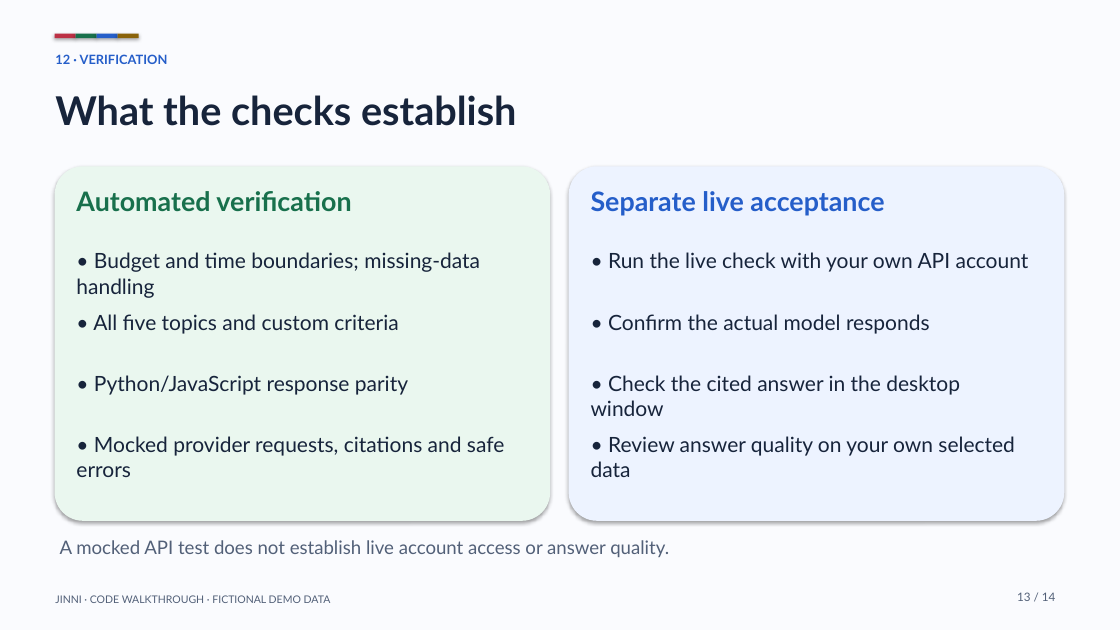
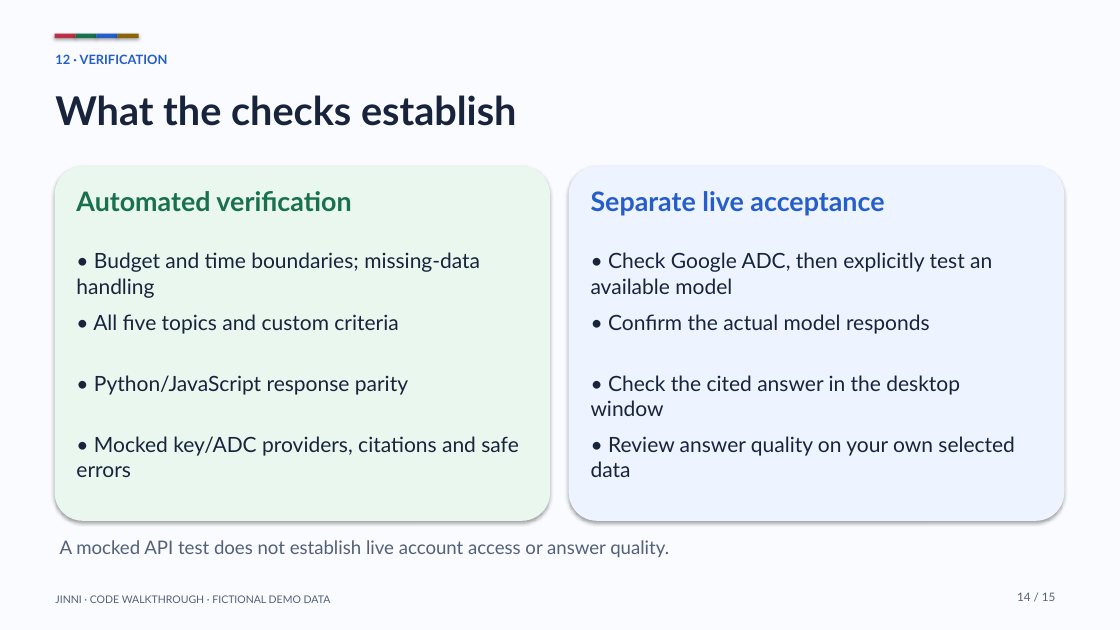
Before and after one commit to wahab-linux/my-jinni, a slide deck: slide 14 of docs/presentation/Jinni_Code_Walkthrough.pptx (slide 13 before the commit). Drawn at 1120x630 pixels with LibreOffice and Linux fonts; fonts in the diff are those of the drawing. Boxes give left, top, right and bottom in pixels: in the first picture for what was removed or moved away, otherwise in the second. Text is boxed around its words. In the diff, an @@ line names an element or a change of style, - is before the commit and + after.

Commit message:
Support Google Vertex AI with local ADC and guided desktop setup

```diff
--- a/docs/presentation/Jinni_Code_Walkthrough.pptx
+++ b/docs/presentation/Jinni_Code_Walkthrough.pptx
@@ text at (591,252,992,294): text changed @@
-• Run the live check with your own API account
+• Check Google ADC, then explicitly test an available model
@@ text at (76,436,518,477): text changed @@
-• Mocked provider requests, citations and safe errors
+• Mocked key/ADC providers, citations and safe errors
@@ text at (1017,592,1056,601): text changed @@
-13 / 14
+14 / 15
```
Also in this commit, not shown: 13 other slides changed, 1 slide added, 38 other files.
